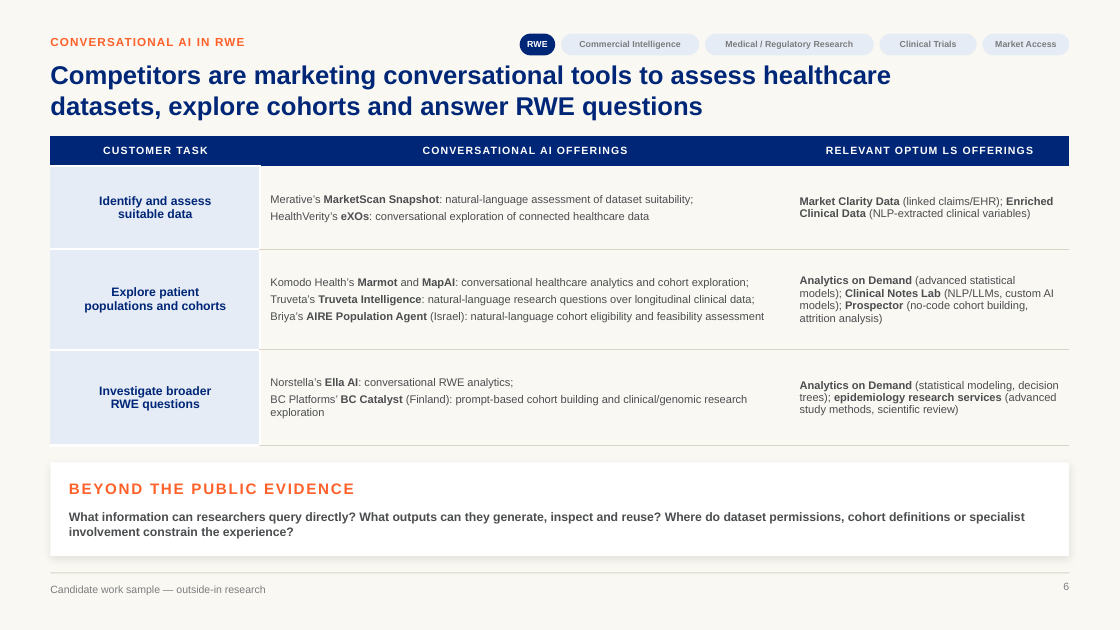
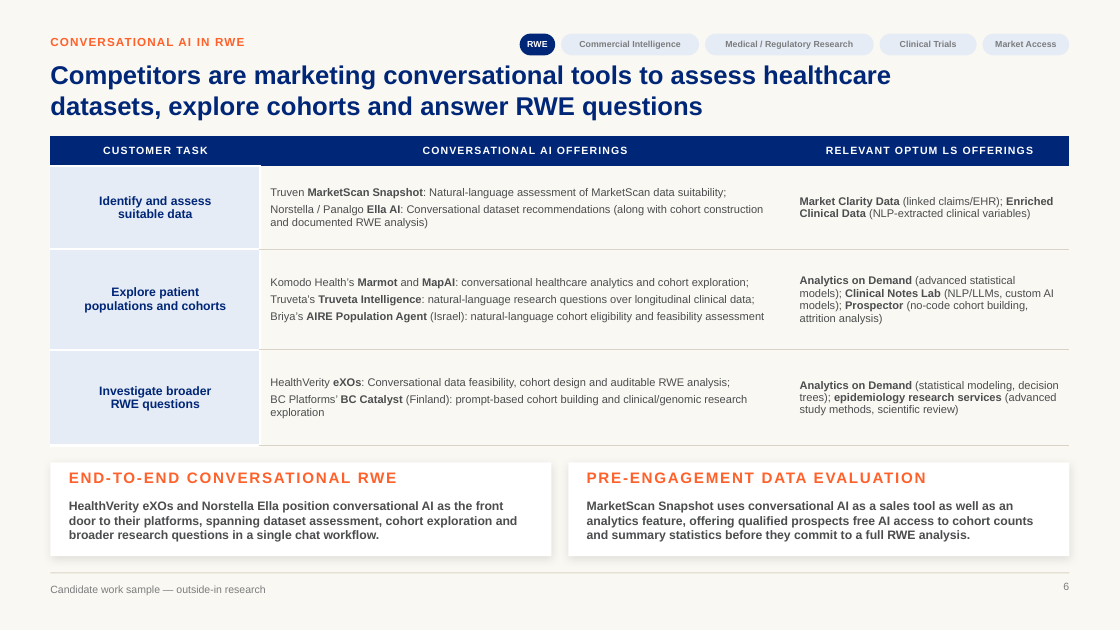
Before and after one commit to marinojt/test, a slide deck: slide 6 of deck/Optum-LS-Conversational-AI-sourced.pptx. Drawn at 1120x630 pixels with LibreOffice and Linux fonts; fonts in the diff are those of the drawing. Boxes give left, top, right and bottom in pixels: in the first picture for what was removed or moved away, otherwise in the second. Text is boxed around its words. In the diff, an @@ line names an element or a change of style, - is before the commit and + after.

```diff
--- a/deck/Optum-LS-Conversational-AI-sourced.pptx
+++ b/deck/Optum-LS-Conversational-AI-sourced.pptx
@@ table at [50,136,1070,422] @@
-row 2, column 2: Merative’s MarketScan Snapshot: natural-language assessment of dataset suitability; / HealthVerity’s eXOs: conversational exploration of connected healthcare data
+row 2, column 2: Truven MarketScan Snapshot: Natural-language assessment of MarketScan data suitability; / Norstella / Panalgo Ella AI: Conversational dataset recommendations (along with cohort construction and documented RWE analysis)
-row 4, column 2: Norstella’s Ella AI: conversational RWE analytics; / BC Platforms’ BC Catalyst (Finland): prompt-based cohort building and clinical/genomic research exploration
+row 4, column 2: HealthVerity eXOs: Conversational data feasibility, cohort design and auditable RWE analysis; / BC Platforms’ BC Catalyst (Finland): prompt-based cohort building and clinical/genomic research exploration
@@ rectangle: place and size @@
-rectangle at [50,462,1070,556]
+rectangle at [50,462,551,556]
@@ text at [113,472,135,483]: text changed @@
-BEYOND THE PUBLIC EVIDENCE
+END-TO-END CONVERSATIONAL RWE
@@ rectangle added at [568,462,1069,556], fill #FFFFFF @@
@@ text added at [587,468,1052,492], 13 pt, text #FF612B, bold @@
+PRE-ENGAGEMENT DATA EVALUATION
@@ text at [69,501,518,542]: text changed @@
-What information can researchers query directly? What outputs can they generate, inspect and reuse? Where do dataset permissions, cohort definitions or specialist involvement constrain the experience?
+HealthVerity eXOs and Norstella Ella position conversational AI as the front door to their platforms, spanning dataset assessment, cohort exploration and broader research questions in a single chat workflow.
@@ text added at [587,501,1034,542], 10.5 pt, text #4B4D4F, bold @@
+MarketScan Snapshot uses conversational AI as a sales tool as well as an analytics feature, offering qualified prospects free AI access to cohort counts and summary statistics before they commit to a full RWE analysis.
```
Also in this commit, not shown: 2 other files.
